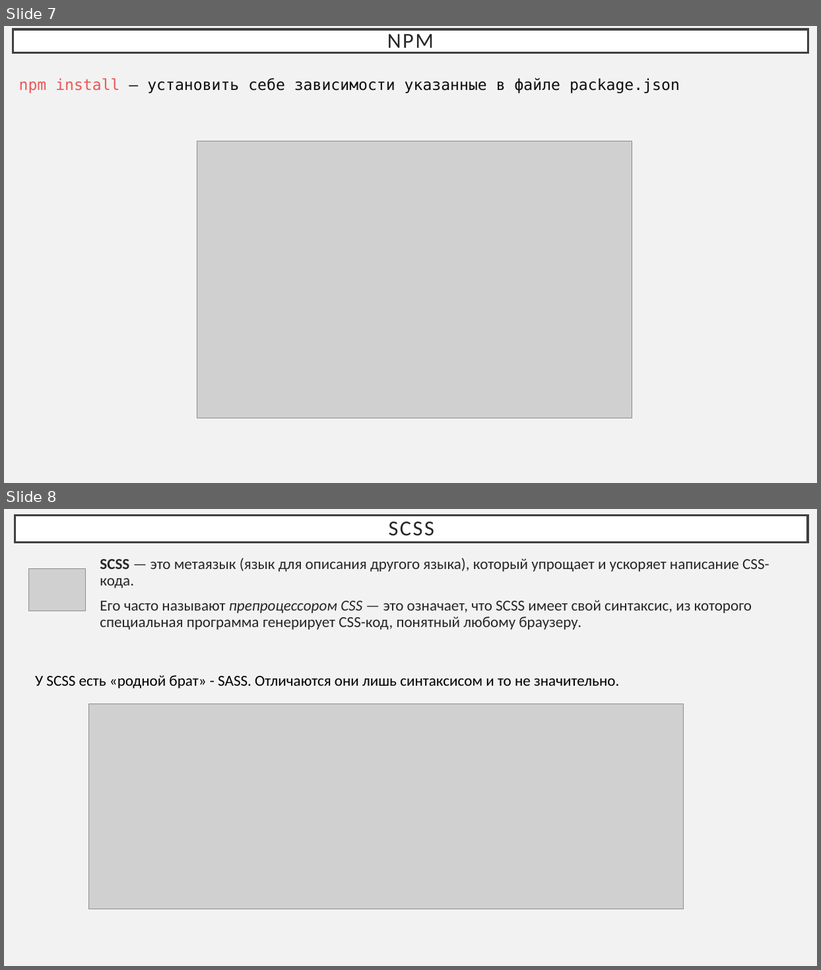
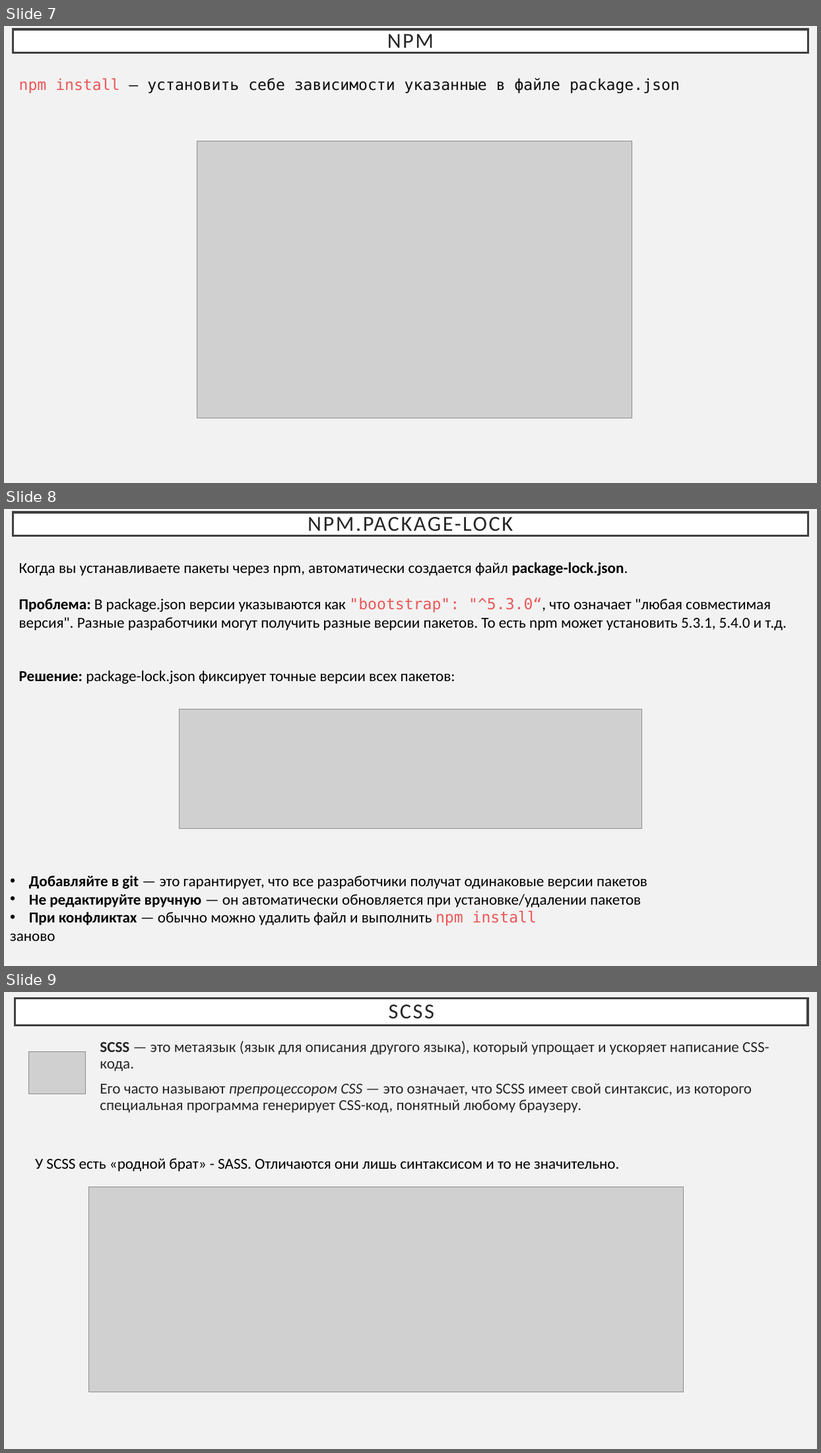
Before and after one commit to RomanBorisov/fe-course, a slide deck: 8.SCSS/8.pptx. Shown one above the other, each under a label of ours: slides 7 and 8 before the commit, slides 7, 8 and 9 after it. The pictures are 821x970 and 821x1453 pixels, drawn with LibreOffice and Linux fonts; fonts in the diff are those of the drawing; grey boxes stand for pictures. Boxes give left, top, right and bottom in pixels: in the first picture for what was removed or moved away, otherwise in the second. Text is boxed around its words. In the diff, an @@ line names an element or a change of style, - is before the commit and + after.

```diff
--- a/8.SCSS/8.pptx
+++ b/8.SCSS/8.pptx
@@ slide 8 added at box(4, 509, 817, 966), background #F2F2F2 @@
@@ title added at box(13, 512, 809, 535), fill #FFFFFF, outline #404040 2.5 pt, 25.2 pt, text #262626 @@
+NPM.PACKAGE-LOCK
@@ text added at box(19, 562, 787, 630), 18 pt, text #000000 @@
+Когда вы устанавливаете пакеты через npm, автоматически создается файл package-lock.json.
+Проблема: В package.json версии указываются как "bootstrap": "^5.3.0“, что означает "любая совместимая версия". Разные разработчики могут получить разные версии пакетов. То есть npm может установить 5.3.1, 5.4.0 и т.д.
@@ text added at box(19, 671, 455, 684), 18 pt, text #000000 @@
+Решение: package-lock.json фиксирует точные версии всех пакетов:
@@ picture added at box(179, 710, 642, 829) @@
@@ text added at box(10, 876, 648, 941), 18 pt, text #000000 @@
+• Добавляйте в git — это гарантирует, что все разработчики получат одинаковые версии пакетов
+• Не редактируйте вручную — он автоматически обновляется при установке/удалении пакетов
+• При конфликтах — обычно можно удалить файл и выполнить npm install
+заново
@@ what was slide 8 is now slide 9 @@
```
Also in this commit, not shown: 1 slide changed, 54 other files.
